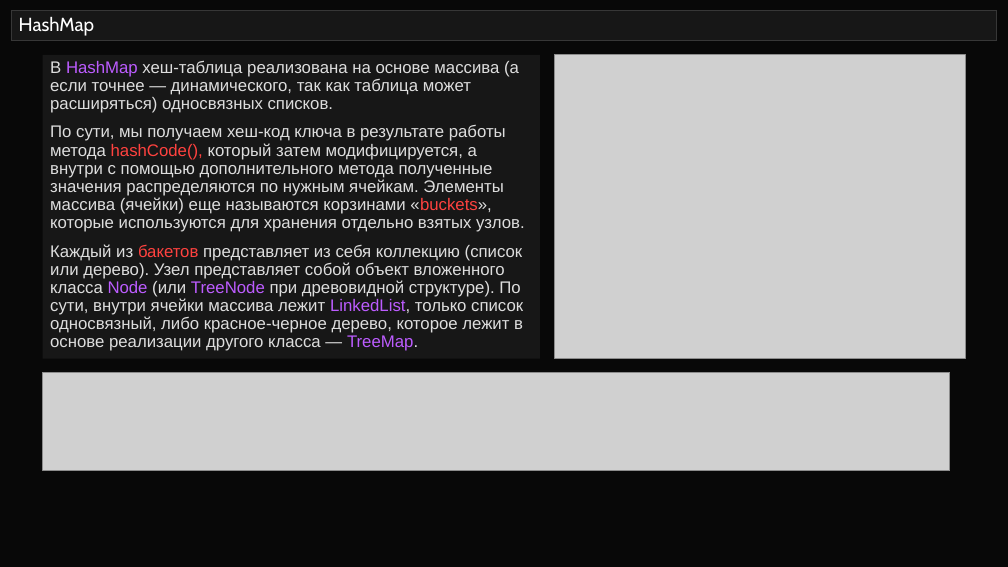
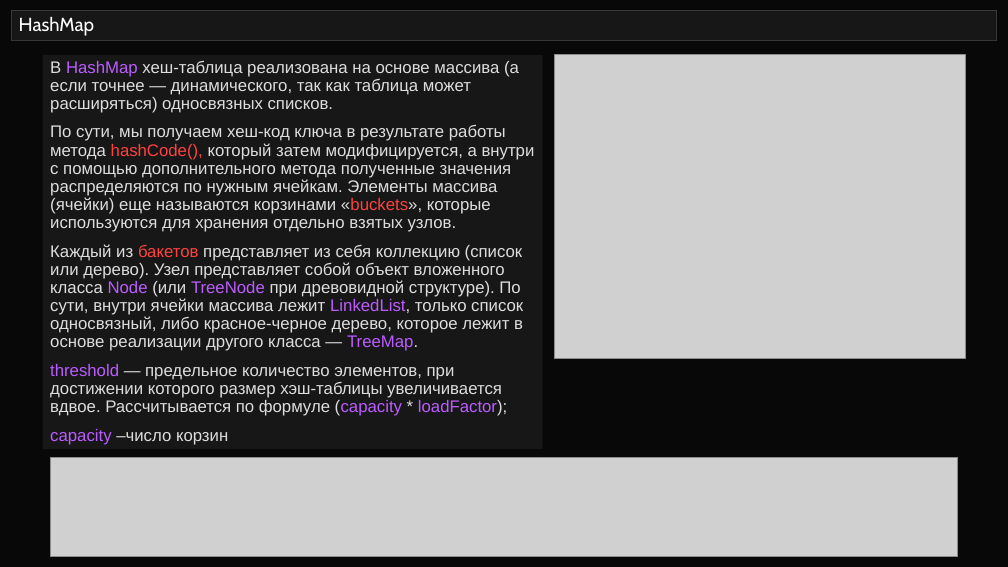
Before and after one commit to semusv/SIB_collect, a slide deck: slide 22 of Коллекции_v4.pptx. Drawn at 1008x567 pixels with LibreOffice and Linux fonts; fonts in the diff are those of the drawing; grey boxes stand for pictures. Boxes give left, top, right and bottom in pixels: in the first picture for what was removed or moved away, otherwise in the second. Text is boxed around its words. In the diff, an @@ line names an element or a change of style, - is before the commit and + after.

Commit message:
add HashSet

```diff
--- a/Коллекции_v4.pptx
+++ b/Коллекции_v4.pptx
@@ rectangle "В HashMap хеш-таблица реализована на ...": place and size @@
-rectangle "В HashMap хеш-таблица реализована на ..." at (42, 54, 540, 358)
+rectangle "В HashMap хеш-таблица реализована на ..." at (42, 54, 542, 449)
@@ text in rectangle at (50, 364, 507, 445): paragraphs added @@
+threshold — предельное количество элементов, при достижении которого размер хэш-таблицы увеличивается вдвое. Рассчитывается по формуле (capacity * loadFactor);
+сapacity –число корзин
@@ picture: place and size @@
-picture at (42, 372, 950, 471)
+picture at (51, 457, 958, 557)
```
Also in this commit, not shown: 5 other files.
